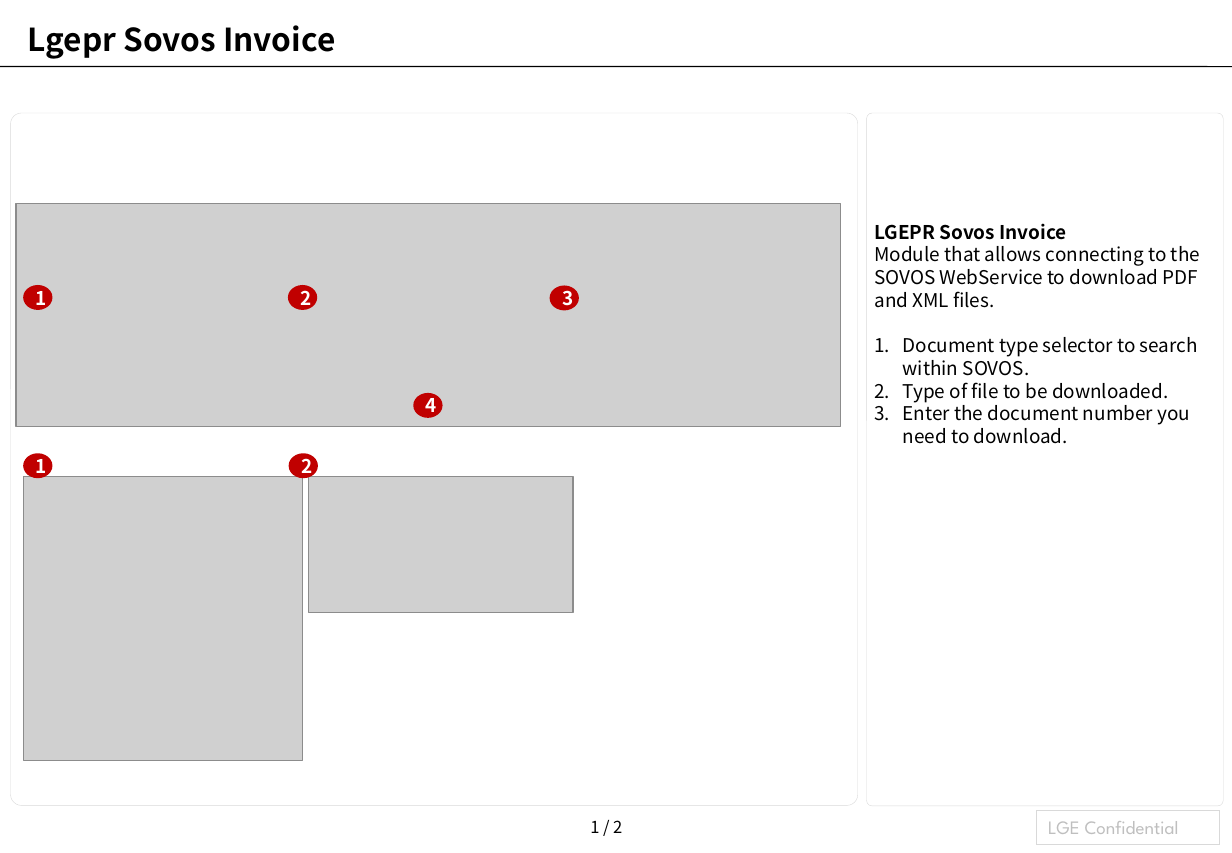
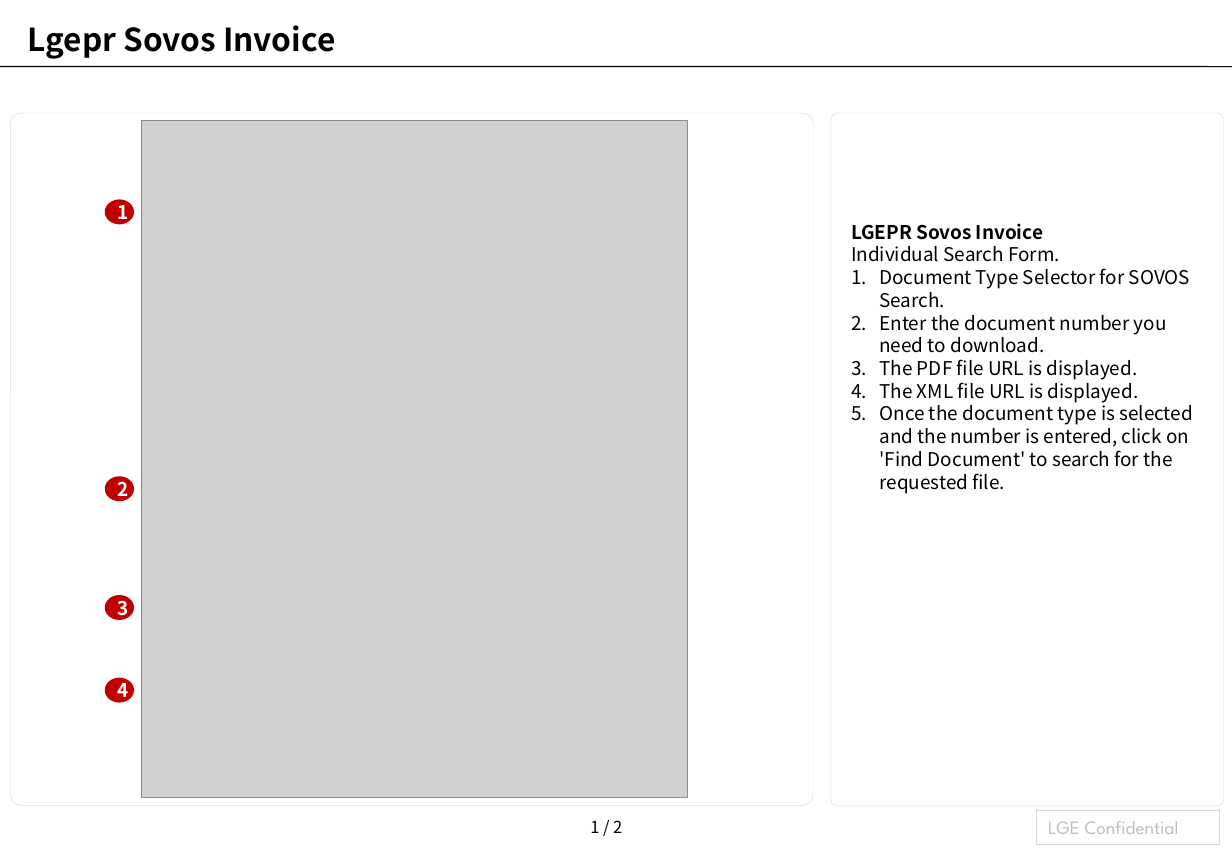
Before and after one commit to laparkaes/lgperu, a slide deck: slide 2 of user_manual/module/lgepr_sovos_invoice/lgepr_sovos_invoice_en.pptx. Drawn at 1232x853 pixels with LibreOffice and Linux fonts; fonts in the diff are those of the drawing; grey boxes stand for pictures. Boxes give left, top, right and bottom in pixels: in the first picture for what was removed or moved away, otherwise in the second. Text is boxed around its words. In the diff, an @@ line names an element or a change of style, - is before the commit and + after.

```diff
--- a/user_manual/module/lgepr_sovos_invoice/lgepr_sovos_invoice_en.pptx
+++ b/user_manual/module/lgepr_sovos_invoice/lgepr_sovos_invoice_en.pptx
@@ rounded rectangle: place and size @@
-rounded rectangle at bbox=[10, 113, 858, 805]
+rounded rectangle at bbox=[10, 113, 813, 805]
@@ rounded rectangle: place and size @@
-rounded rectangle at bbox=[867, 113, 1224, 805]
+rounded rectangle at bbox=[832, 113, 1224, 805]
@@ picture added at bbox=[141, 121, 687, 797] @@
@@ picture removed at bbox=[16, 204, 841, 427] @@
@@ ellipse "1": place and size @@
-ellipse "1" at bbox=[25, 287, 51, 308]
+ellipse "1" at bbox=[106, 201, 132, 223]
@@ text "LGEPR Sovos Invoice": place and size @@
-text "LGEPR Sovos Invoice" at bbox=[874, 223, 1200, 444]
+text "LGEPR Sovos Invoice" at bbox=[851, 223, 1193, 494]
@@ text at bbox=[851, 246, 1190, 308]: text changed @@
-Module that allows connecting to the SOVOS WebService to download PDF and XML files.
-1. Document type selector to search within SOVOS.
-2. Type of file to be downloaded.
+Individual Search Form.
+1. Document Type Selector for SOVOS Search.
@@ text at bbox=[879, 359, 1193, 494]: paragraphs added @@
+3. The PDF file URL is displayed.
+4. The XML file URL is displayed.
+5. Once the document type is selected and the number is entered, click on 'Find Document' to search for the requested file.
@@ picture removed at bbox=[24, 477, 303, 760] @@
@@ ellipse removed at bbox=[25, 455, 51, 477] @@
-1
@@ ellipse "2": place and size @@
-ellipse "2" at bbox=[290, 287, 316, 308]
+ellipse "2" at bbox=[106, 478, 132, 499]
@@ ellipse removed at bbox=[290, 455, 316, 477] @@
-2
@@ picture removed at bbox=[309, 477, 573, 613] @@
@@ ellipse "3": place and size @@
-ellipse "3" at bbox=[552, 287, 578, 308]
+ellipse "3" at bbox=[106, 597, 132, 619]
@@ ellipse "4": place and size @@
-ellipse "4" at bbox=[415, 395, 441, 416]
+ellipse "4" at bbox=[106, 679, 132, 701]
```
Also in this commit, not shown: 1 other slide changed, 3 slides added, 1 slide removed, 3 other files.
